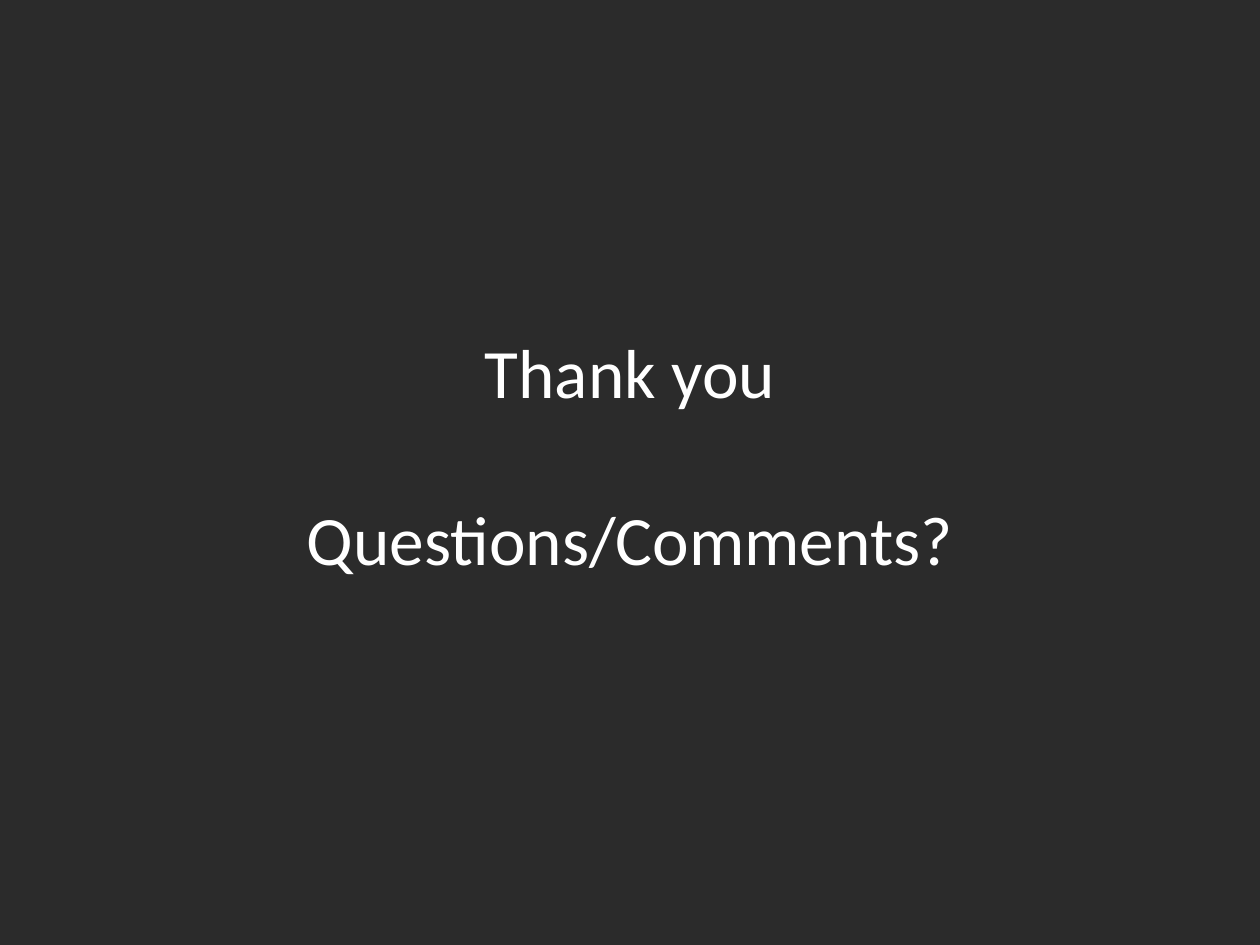
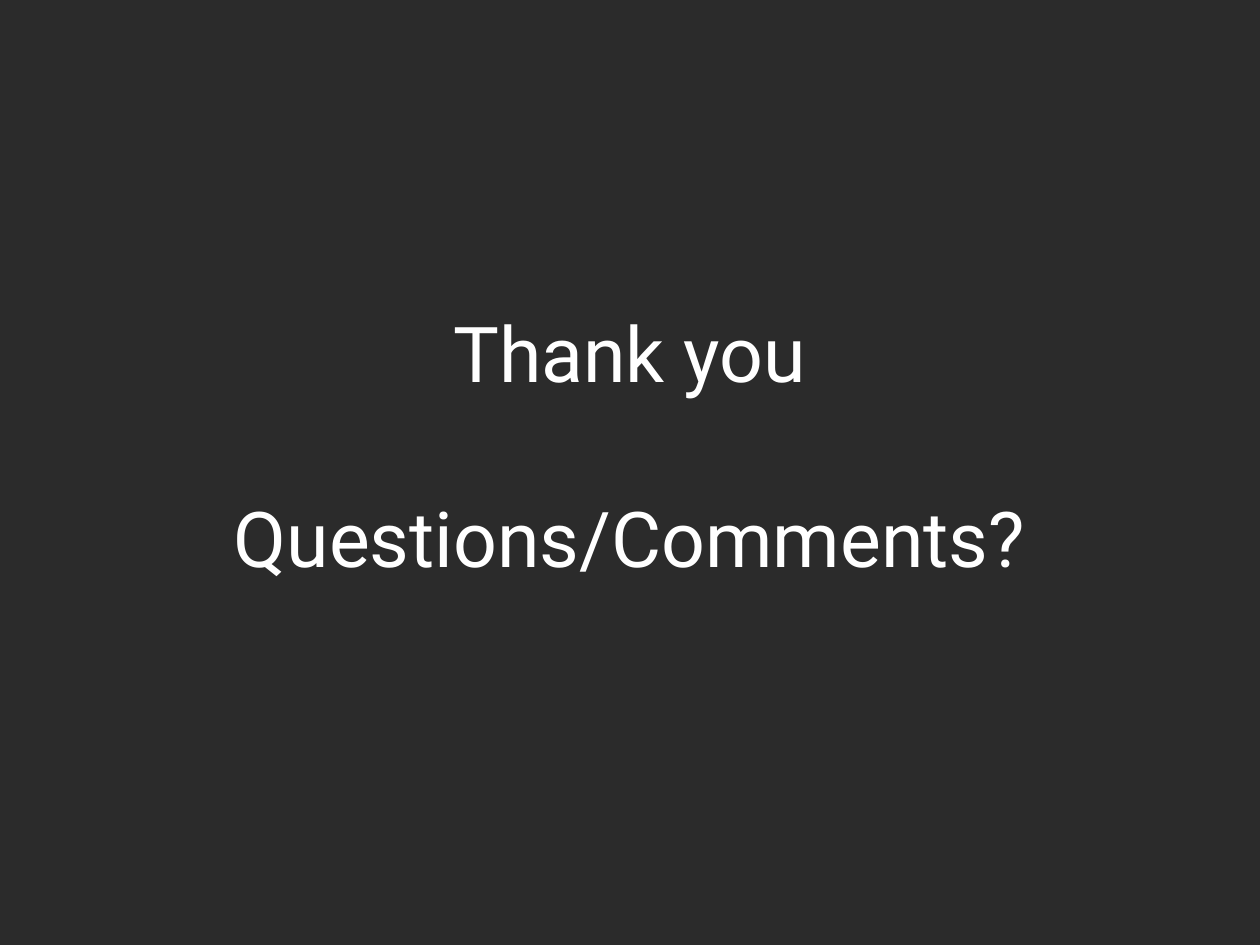
Before and after one commit to hyoshid1/project375, a slide deck: slide 7 of presentation.pptx. Drawn at 1260x945 pixels with LibreOffice and Linux fonts; fonts in the diff are those of the drawing; background and template pictures are left out; a plain dark background stands for a picture behind light text. Boxes give left, top, right and bottom in pixels: in the first picture for what was removed or moved away, otherwise in the second. Text is boxed around its words. In the diff, an @@ line names an element or a change of style, - is before the commit and + after.

```diff
--- a/presentation.pptx
+++ b/presentation.pptx
@@ title "Thank you Questions/Comments?": place and size @@
-title "Thank you Questions/Comments?" at [307, 350, 953, 574]
+title "Thank you Questions/Comments?" at [234, 324, 1025, 576]
@@ title "Thank you Questions/Comments?" at [234, 324, 1025, 576]: size 39.6 to 44 pt, font Calibri to Roboto @@
```
Also in this commit, not shown: 6 other slides changed, 1 other file.
